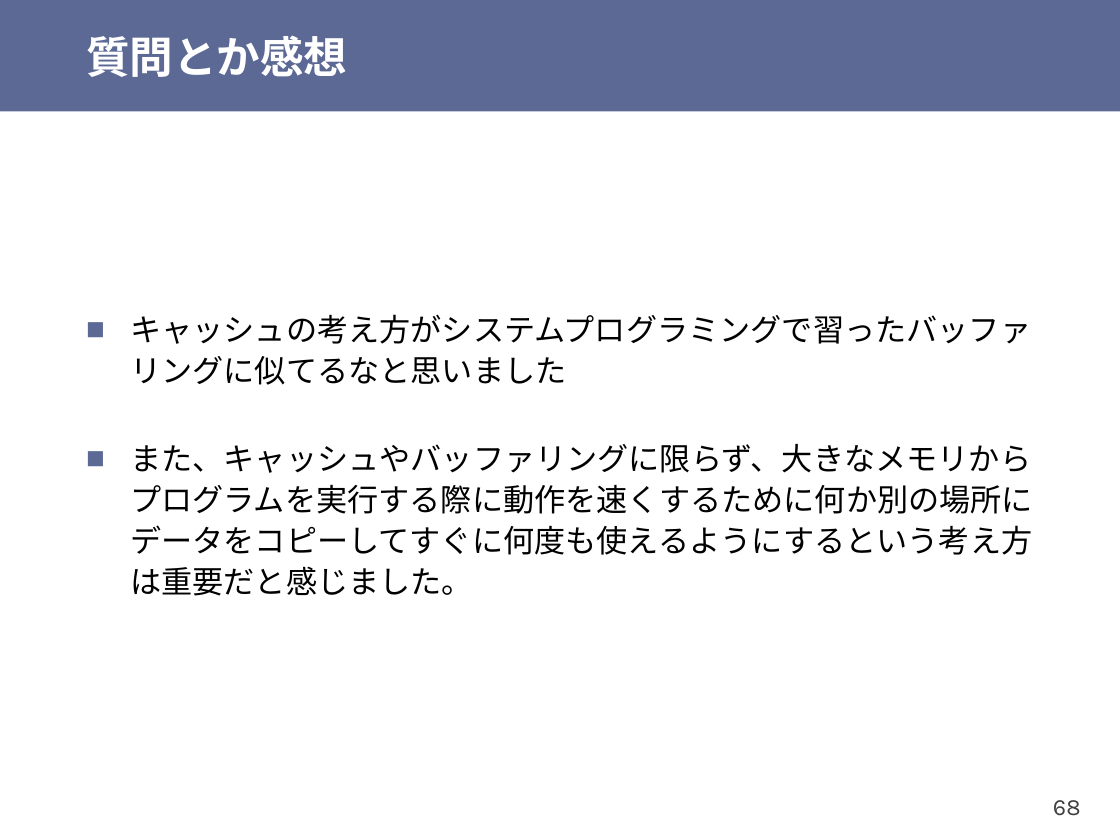
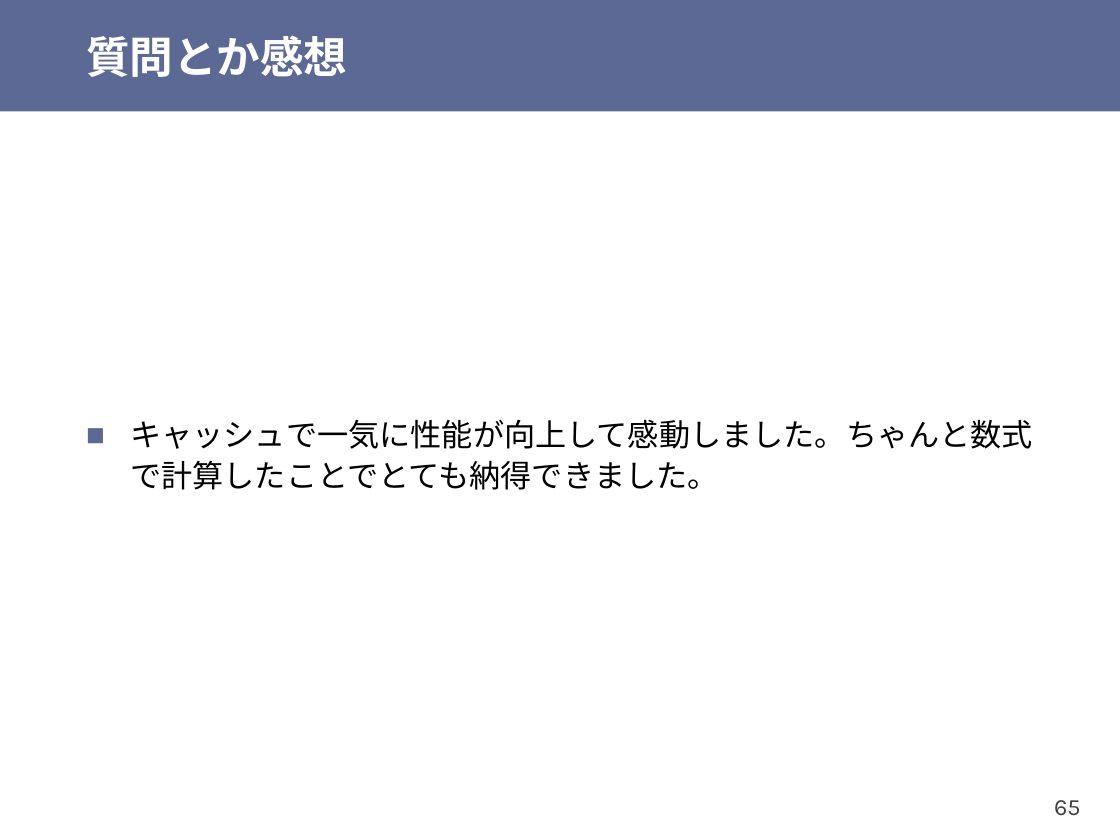
Before and after one commit to shioyadan/otya-computer-architecture-i, a slide deck: slide 65 of cai-shioya-10.pptx (slide 68 before the commit). Drawn at 1120x840 pixels with LibreOffice and Linux fonts; fonts in the diff are those of the drawing. Boxes give left, top, right and bottom in pixels: in the first picture for what was removed or moved away, otherwise in the second. Text is boxed around its words. In the diff, an @@ line names an element or a change of style, - is before the commit and + after.

```diff
--- a/cai-shioya-10.pptx
+++ b/cai-shioya-10.pptx
@@ text at box(130, 419, 1033, 490): text changed @@
-■ キャッシュの考え方がシステムプログラミングで習ったバッファリングに似てるなと思いました
-■ また、キャッシュやバッファリングに限らず、大きなメモリからプログラムを実行する際に動作を速くするために何か別の場所にデータをコピーしてすぐに何度も使えるようにするという考え方は重要だと感じました。
+■ キャッシュで一気に性能が向上して感動しました。ちゃんと数式で計算したことでとても納得できました。
@@ page number at box(1054, 800, 1080, 816): text changed @@
-68
+65
```
Also in this commit, not shown: 25 other slides changed, 2 slides added, 25 slides removed, 1 other file.
